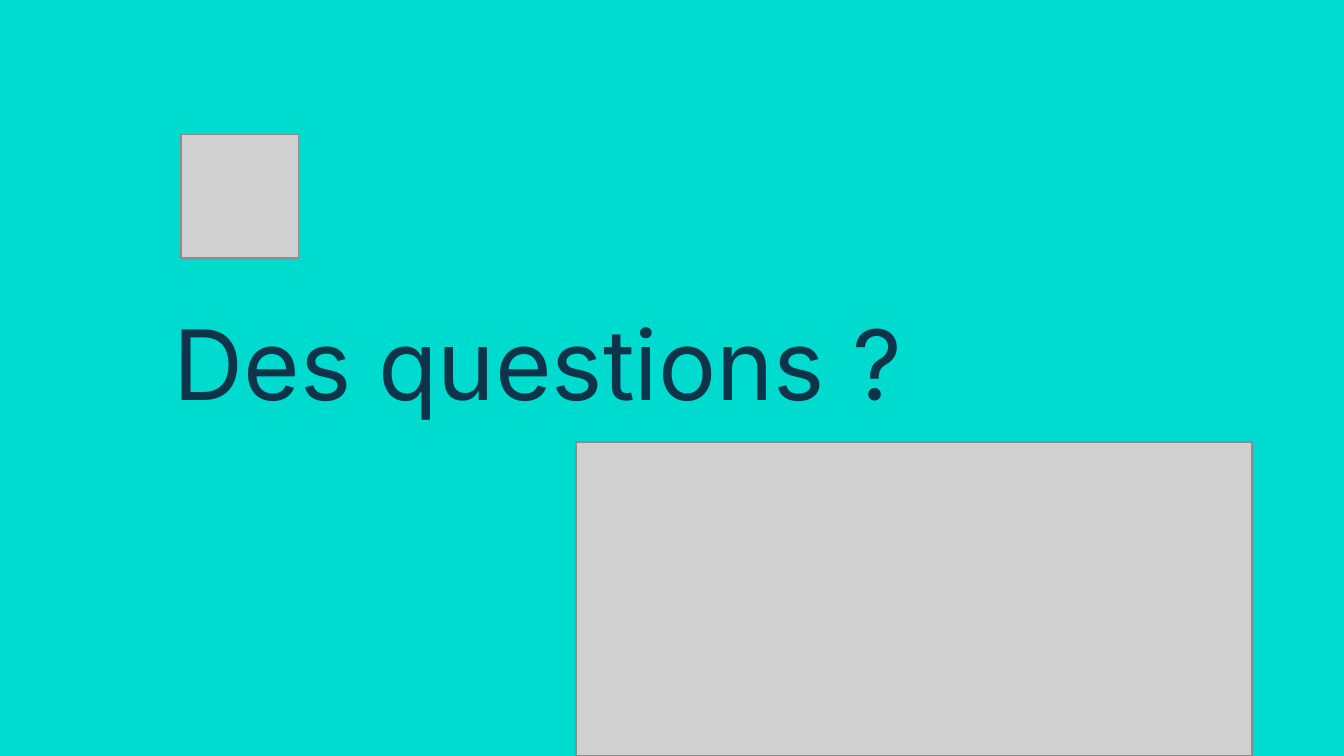
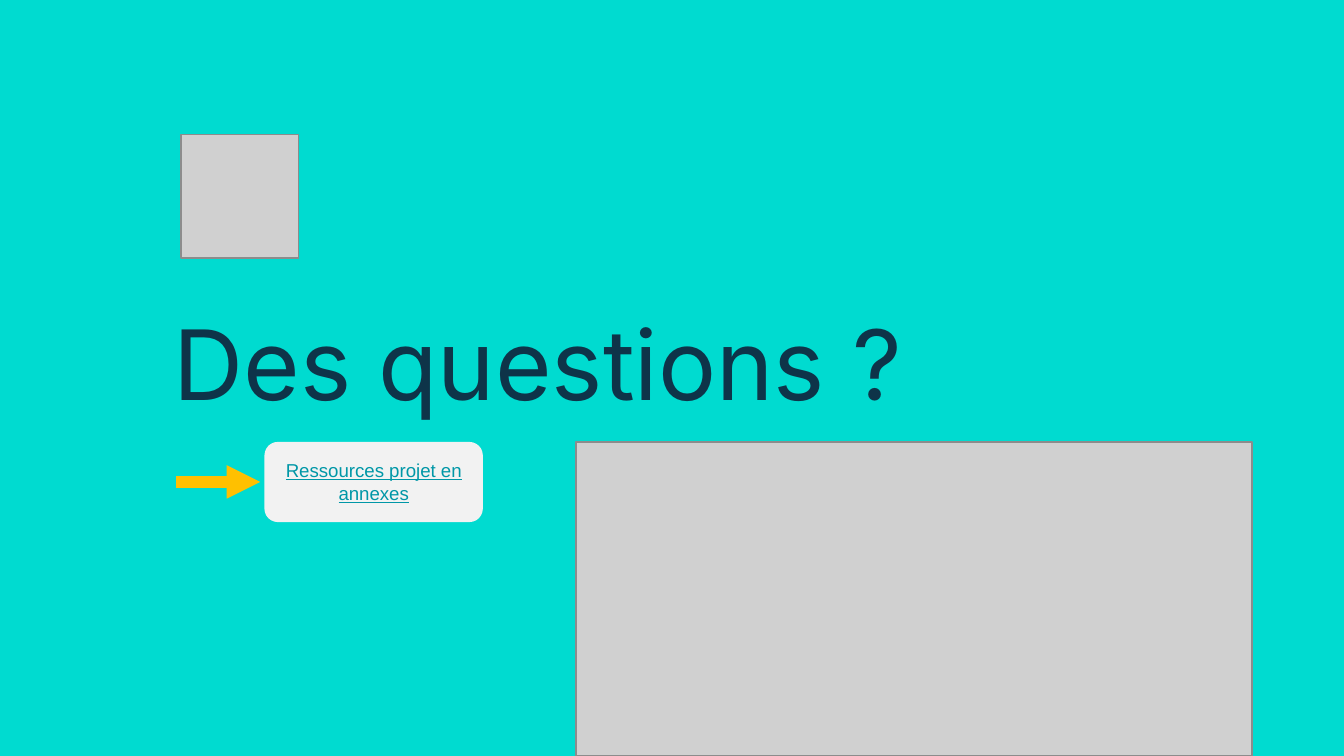
Before and after one commit to Sheikoh/REnergies_efficiency_prediction, a slide deck: slide 13 of presentation/dsfs_ft_36_Projet_REnergies_efficiency_prediction.pptx. Drawn at 1344x756 pixels with LibreOffice and Linux fonts; fonts in the diff are those of the drawing; grey boxes stand for pictures. Boxes give left, top, right and bottom in pixels: in the first picture for what was removed or moved away, otherwise in the second. Text is boxed around its words. In the diff, an @@ line names an element or a change of style, - is before the commit and + after.

Commit message:
maj suivi et modifications présentation

```diff
--- a/presentation/dsfs_ft_36_Projet_REnergies_efficiency_prediction.pptx
+++ b/presentation/dsfs_ft_36_Projet_REnergies_efficiency_prediction.pptx
@@ rounded rectangle added at [265, 442, 482, 523], fill #F2F2F2 @@
@@ text added at [286, 463, 462, 503], 10 pt, text #0097A7, underline @@
+Ressources projet en annexes
@@ arrow added from (176, 482) to (261, 482), #FFC000 6 pt @@
```
Also in this commit, not shown: 1 other file.
